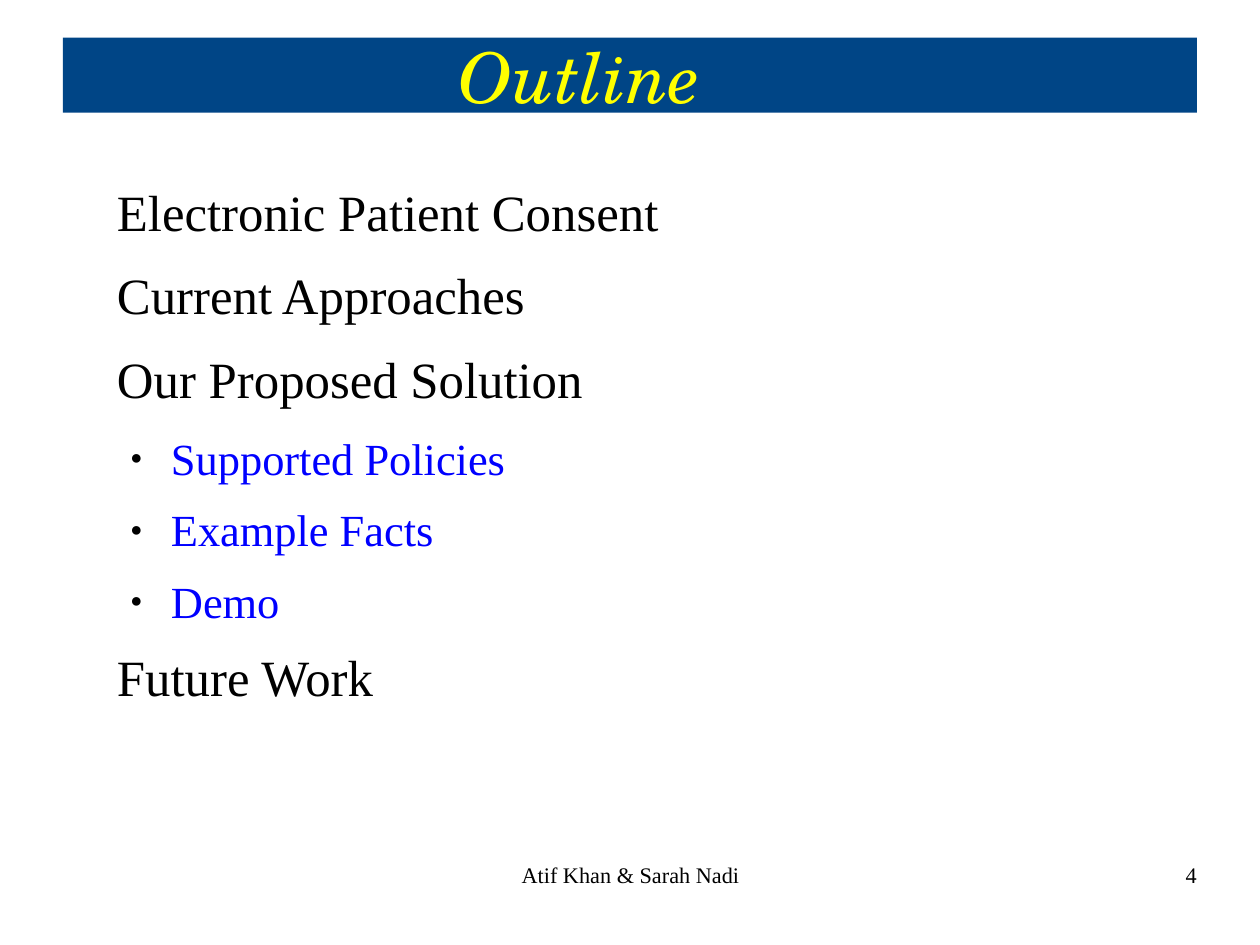
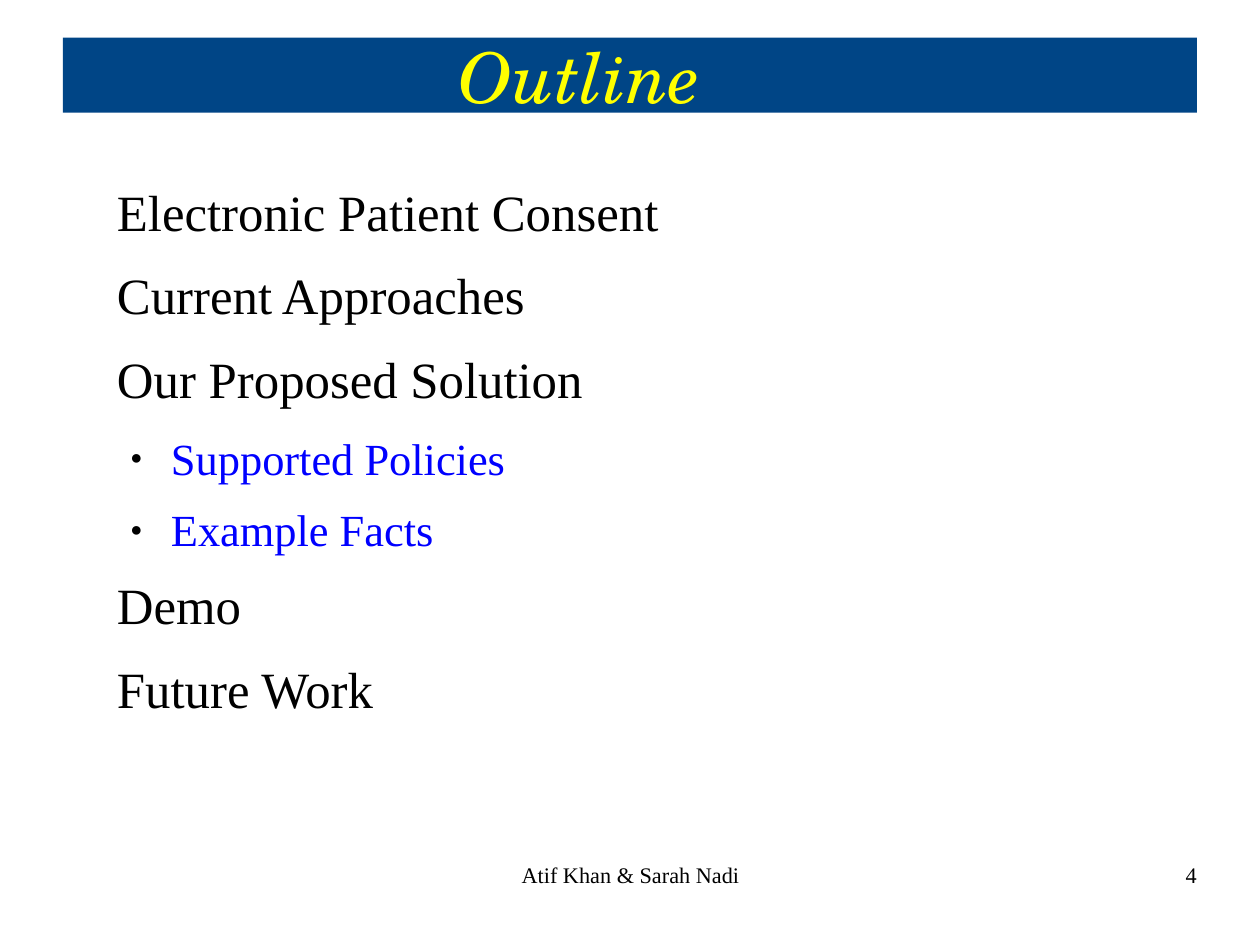
Before and after one commit to snadi/cs898proj, a slide deck: slide 4 of cs898proj/Presentation/CS898ProjPresentation.odp. Drawn at 1260x945 pixels with LibreOffice and Linux fonts; fonts in the diff are those of the drawing. Boxes give left, top, right and bottom in pixels: in the first picture for what was removed or moved away, otherwise in the second. Text is boxed around its words. In the diff, an @@ line names an element or a change of style, - is before the commit and + after.

```diff
--- a/cs898proj/Presentation/CS898ProjPresentation.odp
+++ b/cs898proj/Presentation/CS898ProjPresentation.odp
@@ text at [117,590,241,625]: size 28 to 32 pt, text colour #0000FF to #000000 in "Demo"; bullet ● to none; list level 2 to 1 in "Demo" @@
```
Also in this commit, not shown: 3 other slides changed.
